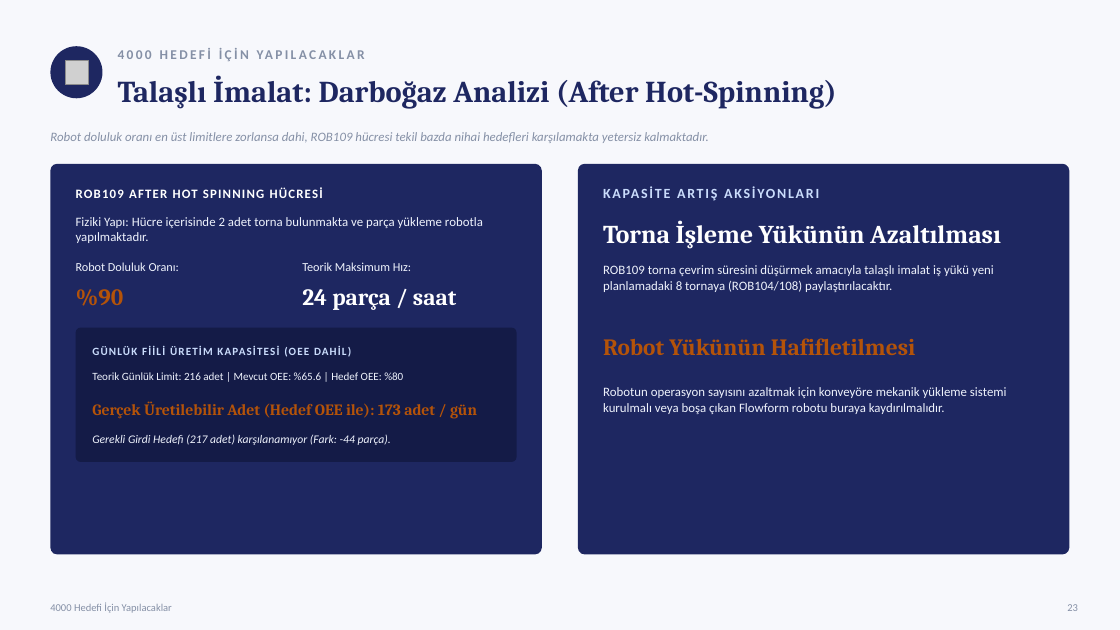
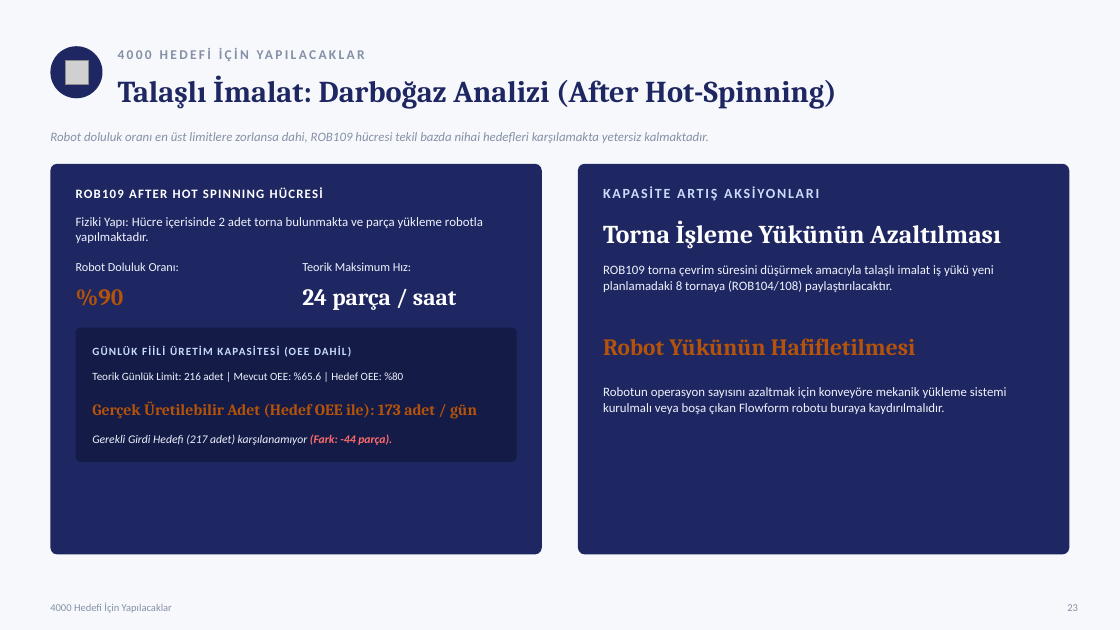
Before and after one commit to sgtdali/ManufUI, a slide deck: slide 24 of docs/sunumlar/Repkon-HF901-Ust-Yonetim-Sunumu-2026-07.pptx. Drawn at 1120x630 pixels with LibreOffice and Linux fonts; fonts in the diff are those of the drawing; grey boxes stand for pictures. Boxes give left, top, right and bottom in pixels: in the first picture for what was removed or moved away, otherwise in the second. Text is boxed around its words. In the diff, an @@ line names an element or a change of style, - is before the commit and + after.

```diff
--- a/docs/sunumlar/Repkon-HF901-Ust-Yonetim-Sunumu-2026-07.pptx
+++ b/docs/sunumlar/Repkon-HF901-Ust-Yonetim-Sunumu-2026-07.pptx
@@ text "Gerekli Girdi Hedefi (217 adet) ..." at (x1=92, y1=434, x2=392, y2=445): text colour #EEF2FC to #FF6B6B, bold on in "(Fark: -44 parça)." @@
```
Also in this commit, not shown: 11 other slides changed, 3 slides added, 1 other file.
